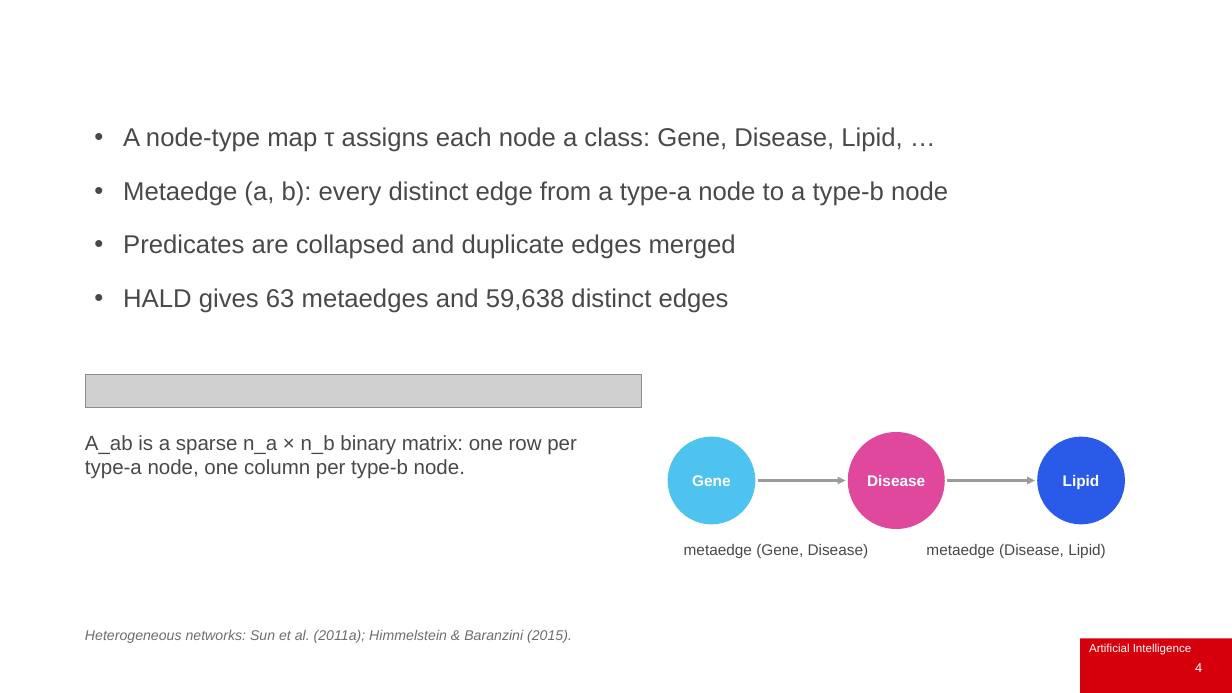
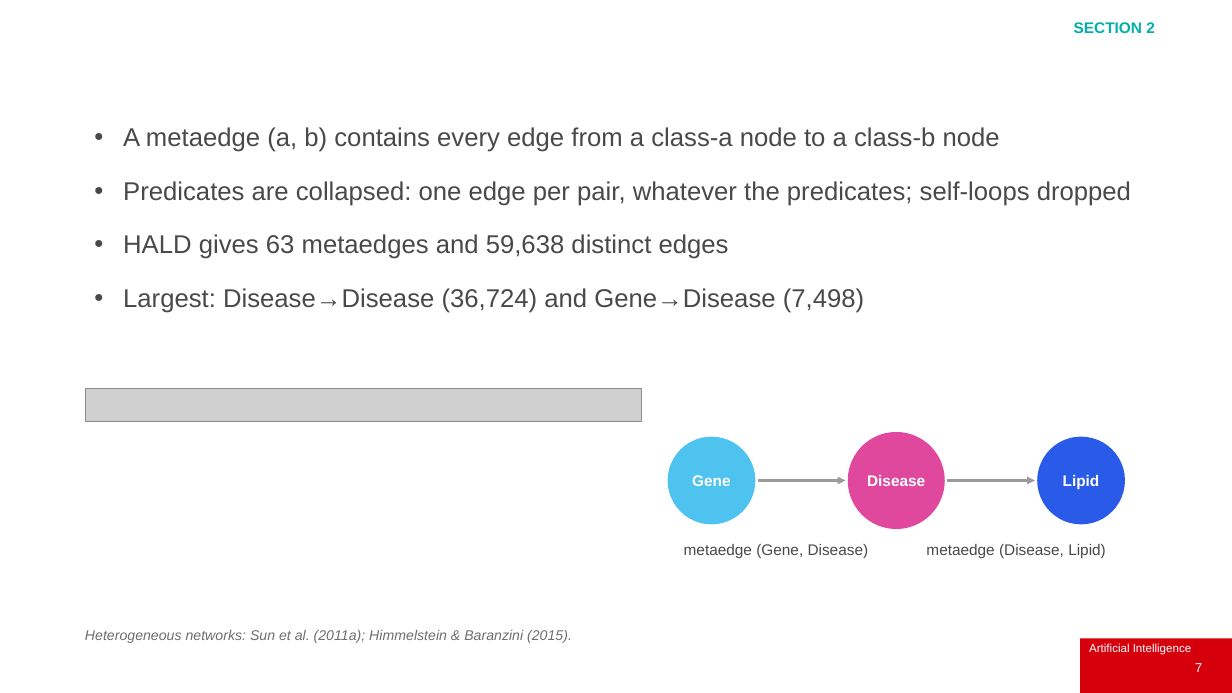
Before and after one commit to IainStyles/Knowledge-Engineering-2026, a slide deck: slide 7 of Slides/ECS8052 Week 8 2026-11-16 Part 1.pptx (slide 4 before the commit). Drawn at 1232x693 pixels with LibreOffice and Linux fonts; fonts in the diff are those of the drawing; grey boxes stand for pictures; background and template pictures are left out. Boxes give left, top, right and bottom in pixels: in the first picture for what was removed or moved away, otherwise in the second. Text is boxed around its words. In the diff, an @@ line names an element or a change of style, - is before the commit and + after.

```diff
--- a/Slides/ECS8052 Week 8 2026-11-16 Part 1.pptx
+++ b/Slides/ECS8052 Week 8 2026-11-16 Part 1.pptx
@@ text added at (x1=1074, y1=22, x2=1155, y2=33), 12 pt, text #00AFAB, bold @@
+SECTION 2
@@ text at (x1=123, y1=127, x2=1131, y2=206): text changed @@
-• A node-type map τ assigns each node a class: Gene, Disease, Lipid, …
-• Metaedge (a, b): every distinct edge from a type-a node to a type-b node
-• Predicates are collapsed and duplicate edges merged
+• A metaedge (a, b) contains every edge from a class-a node to a class-b node
+• Predicates are collapsed: one edge per pair, whatever the predicates; self-loops dropped
@@ text at (x1=123, y1=288, x2=864, y2=313): paragraph added @@
+• Largest: Disease→Disease (36,724) and Gene→Disease (7,498)
@@ picture moved from (x1=85, y1=374, x2=641, y2=408) to (x1=85, y1=388, x2=641, y2=421) @@
@@ text removed at (x1=85, y1=435, x2=577, y2=479) @@
-A_ab is a sparse n_a × n_b binary matrix: one row per type-a node, one column per type-b node.
@@ page number at (x1=1195, y1=663, x2=1202, y2=672): text changed @@
-4
+7
```
Also in this commit, not shown: 20 other slides changed, 14 slides added, 6 slides removed, 17 other files.
